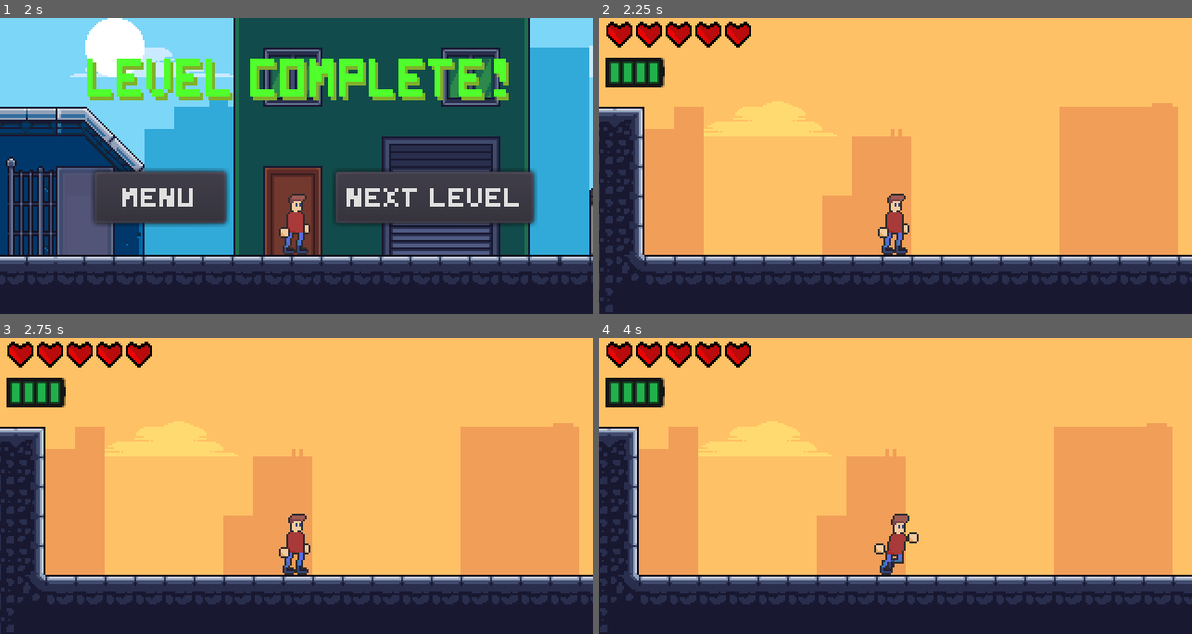
Above: before the commit, frames 1-4 (two rows, left to right).
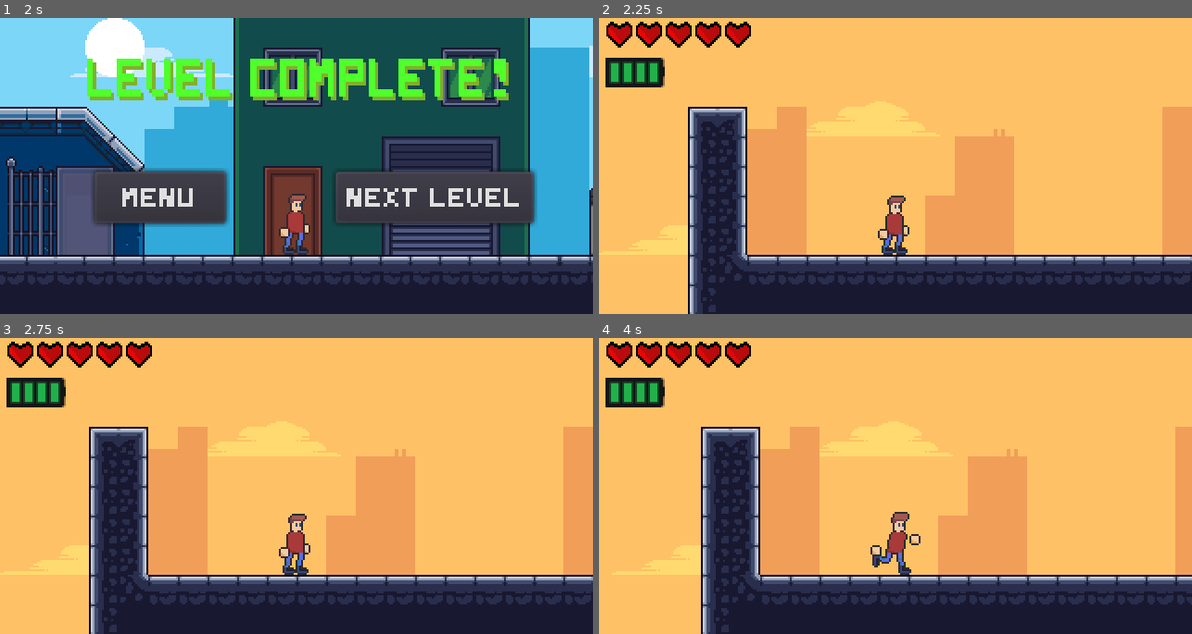
Above: after the commit, the same moments.

Repository: Glow-Project/LostTech
Game: Godot game, scene res://Menu/Menu.tscn
Same seed, same stepped clock (60 frames per second), same inputs: the game is played once before the commit and once after it.
Inputs:
- Up to frame 1 (2 s): click "Start" at 0.5 s; tap Enter (ui_accept) at 1.25, 1.52 s; hold Right (ui_right) from 1.28 s (still down); hold Shift (ui_shift) from 1.28 s (still down); tap F (ui_attack) at 1.35 s
- Up to frame 2 (2.25 s): release Right (ui_right) at 2 s; release Shift (ui_shift) at 2 s; click "Next Level" at 2 s
- Up to frame 3 (2.75 s): no input
- Up to frame 4 (4 s): tap Enter (ui_accept) at 2.75, 3.02 s; hold Left (ui_left) 2.78-3.53 s; tap Shift (ui_shift) at 2.85 s; tap F (ui_attack) at 3.05, 3.6 s; hold Right (ui_right) from 3.53 s (still down); hold Shift (ui_shift) from 3.53 s (still down)

Frame 1 is identical in both runs. In frame 2, 44% of the frame differs, in the area x 0-100%, y 28-100%; in frame 3, 44%; in frame 4, 46%.

Commit message:
Added fighting system

Diff:
--- a/Entities/Dogs/Puppy/Puppy.gd
+++ b/Entities/Dogs/Puppy/Puppy.gd
@@ -2,6 +2,7 @@
 
 export var SPEED = 50
 export var JUMP_HEIGHT = 1
+export var friendly = false
 var vel = Vector2.ZERO
 var cooldown = 1.5
 var counter = 0
@@ -77,7 +78,7 @@
 	for i in get_slide_count():
 		var collision = get_slide_collision(i)
 
-		if (collision.collider.name == "Player"):
+		if (collision.collider.name == "Player" && !friendly):
 			if ((distance.y == 0 || distance.y > 0) && !hit):
 				attack()
 				action = "attack"
@@ -86,6 +87,9 @@
 				die()
 
 	return action
+
+func get_hit():
+	die()
 
 func attack():
 	get_node("../Player").get_hit()
--- a/Entities/Player/Player.gd
+++ b/Entities/Player/Player.gd
@@ -28,38 +28,48 @@
 	if (position.y > 240):
 		lose()
 
-	$AnimatedSprite.play(move())
+	if (!$AnimationPlayer.is_playing()):
+		$AnimatedSprite.play(move())
+	else:
+		move()
 
 func move():
 	vel.x = 0
 	vel.y += Global.GRAVITY
 	var action = "idle"
 
-	if (Input.is_action_pressed("ui_right")):
+	if (Input.is_action_pressed("ui_right") &&
+		!$AnimationPlayer.is_playing()):
 		vel.x = SPEED
 		action = "walk"
 		flip_if_needed(true)
 
-	if (Input.is_action_pressed("ui_left")):
+	if (Input.is_action_pressed("ui_left") &&
+		!$AnimationPlayer.is_playing()):
 		flip_if_needed(false)
 		vel.x = -SPEED
 		action = "walk"
 
 	if (Input.is_action_pressed("ui_shift") && (
 		Input.is_action_pressed("ui_right") ||
-		Input.is_action_pressed("ui_left"))):
+		Input.is_action_pressed("ui_left")) &&
+		!$AnimationPlayer.is_playing()):
 		vel.x *= 2
 		action = "run"
 
-	if (Input.is_action_just_pressed("ui_up") && vel.y == Global.GRAVITY):
+	if (Input.is_action_just_pressed("ui_up") && vel.y == Global.GRAVITY &&
+		!$AnimationPlayer.is_playing()):
 		vel.y += -JUMP_HEIGHT
+
+	if (Input.is_action_just_pressed("ui_attack")):
+		$AnimationPlayer.play("attack")
 
 	vel = move_and_slide(vel)
 
-	if (vel.y > 0 || (vel.y == 0 && just_jumped)):
+	if (vel.y > 0 || (vel.y == 0 && just_jumped) && !$AnimationPlayer.is_playing()):
 		action = "fall"
 		just_jumped = false
-	elif (vel.y < 0):
+	elif (vel.y < 0 && !$AnimationPlayer.is_playing()):
 		action = "jump"
 		just_jumped = true
 
@@ -134,3 +144,8 @@
 
 	# Delete self
 	queue_free()
+
+
+func _on_Area2D_body_entered(body):
+	if (body.name != "Foreground" && body.name != "Player"):
+		body.get_hit()
--- a/Entities/Player/Player.tscn
+++ b/Entities/Player/Player.tscn
@@ -165,6 +165,85 @@
 
 [sub_resource type="RectangleShape2D" id=31]
 extents = Vector2( 7.0446, 15.9455 )
+
+[sub_resource type="Animation" id=33]
+resource_name = "attack"
+length = 0.3
+step = 0.01
+tracks/0/type = "value"
+tracks/0/path = NodePath("AnimatedSprite:animation")
+tracks/0/interp = 1
+tracks/0/loop_wrap = true
+tracks/0/imported = false
+tracks/0/enabled = true
+tracks/0/keys = {
+"times": PoolRealArray( 0 ),
+"transitions": PoolRealArray( 1 ),
+"update": 1,
+"values": [ "attack" ]
+}
+tracks/1/type = "value"
+tracks/1/path = NodePath("AnimatedSprite:frame")
+tracks/1/interp = 1
+tracks/1/loop_wrap = true
+tracks/1/imported = false
+tracks/1/enabled = true
+tracks/1/keys = {
+"times": PoolRealArray( 0, 0.08, 0.16, 0.24 ),
+"transitions": PoolRealArray( 1, 1, 1, 1 ),
+"update": 1,
+"values": [ 0, 1, 2, 3 ]
+}
+tracks/2/type = "value"
+tracks/2/path = NodePath("AnimatedSprite:playing")
+tracks/2/interp = 1
+tracks/2/loop_wrap = true
+tracks/2/imported = false
+tracks/2/enabled = false
+tracks/2/keys = {
+"times": PoolRealArray( 0 ),
+"transitions": PoolRealArray( 1 ),
+"update": 1,
+"values": [ false ]
+}
+tracks/3/type = "value"
+tracks/3/path = NodePath("Area2D:visible")
+tracks/3/interp = 1
+tracks/3/loop_wrap = true
+tracks/3/imported = false
+tracks/3/enabled = true
+tracks/3/keys = {
+"times": PoolRealArray( 0, 0.28 ),
+"transitions": PoolRealArray( 1, 1 ),
+"update": 1,
+"values": [ true, false ]
+}
+tracks/4/type = "value"
+tracks/4/path = NodePath("Area2D:scale")
+tracks/4/interp = 1
+tracks/4/loop_wrap = true
+tracks/4/imported = false
+tracks/4/enabled = true
+tracks/4/keys = {
+"times": PoolRealArray( 0 ),
+"transitions": PoolRealArray( 1 ),
+"update": 0,
+"values": [ Vector2( 0.303, 0.297 ) ]
+}
+tracks/5/type = "value"
+tracks/5/path = NodePath("Area2D:position")
+tracks/5/interp = 1
+tracks/5/loop_wrap = true
+tracks/5/imported = false
+tracks/5/enabled = true
+tracks/5/keys = {
+"times": PoolRealArray( 0, 0.08, 0.17 ),
+"transitions": PoolRealArray( 1, 1, 1 ),
+"update": 0,
+"values": [ Vector2( 0.005, -1.008 ), Vector2( 6.96, -2.011 ), Vector2( 12.929, -3 ) ]
+}
+
+[sub_resource type="RectangleShape2D" id=32]
 
 [node name="Player" type="KinematicBody2D"]
 script = ExtResource( 1 )
@@ -174,7 +253,7 @@
 
 [node name="AnimatedSprite" type="AnimatedSprite" parent="."]
 frames = SubResource( 30 )
-animation = "idle"
+animation = "attack"
 speed_scale = 1.5
 
 [node name="CollisionShape2D" type="CollisionShape2D" parent="."]
@@ -183,3 +262,15 @@
 
 [node name="Damage" type="AudioStreamPlayer" parent="."]
 stream = ExtResource( 3 )
+
+[node name="AnimationPlayer" type="AnimationPlayer" parent="."]
+anims/attack = SubResource( 33 )
+
+[node name="Area2D" type="Area2D" parent="."]
+position = Vector2( 0.005, -1.008 )
+scale = Vector2( 0.303, 0.297 )
+
+[node name="CollisionShape2D" type="CollisionShape2D" parent="Area2D"]
+shape = SubResource( 32 )
+
+[connection signal="body_entered" from="Area2D" to="." method="_on_Area2D_body_entered"]
--- a/Levels/Level1/Level1.tscn
+++ b/Levels/Level1/Level1.tscn
@@ -2453,7 +2453,7 @@
 position = Vector2( 14.8493, 100.617 )
 
 [node name="Puppy" parent="." instance=ExtResource( 10 )]
-position = Vector2( 594.394, 120.334 )
+position = Vector2( 592.028, 120 )
 
 [node name="Puppy2" parent="." instance=ExtResource( 10 )]
 position = Vector2( 853.14, 71.5437 )
--- a/Levels/Level2/Level2.tscn
+++ b/Levels/Level2/Level2.tscn
@@ -11,7 +11,7 @@
 tile_set = ExtResource( 1 )
 cell_size = Vector2( 16, 16 )
 format = 1
-tile_data = PoolIntArray( 65521, 8, 0, 65522, 8, 0, 65523, 8 …(3137 unchanged characters)…  8, 0, 262163, 8, 0, 262164, 8, 0, 262166, 8, 0, 262167, 8, 0, 262168, 8, 0, 262 …(4981 unchanged characters)…
+tile_data = PoolIntArray( 65521, 8, 0, 65522, 8, 0, 65523, 8 …(3137 unchanged characters)…  8, 0, 262163, 8, 0, 262164, 8, 0, 262165, 8, 0, 262166, 8, 0, 262167, 8, 0, 262168, 8, 0, 262 …(4981 unchanged characters)…
 
 [node name="BackgroundObjects" type="TileMap" parent="."]
 tile_set = ExtResource( 1 )
@@ -23,10 +23,10 @@
 tile_set = ExtResource( 2 )
 cell_size = Vector2( 16, 16 )
 format = 1
-tile_data = PoolIntArray( 262142, 1, 0, 262143, 1, 6, 327678, 1, 65536, 327679, 1, 65542, 262164, 1, 0, 262165, 1, 6, 393214, 1, 65536, 393215, 1, 65542, 327700, 1, 65536, 327701, 1, 65542, 458750, 1, 65536, 458751, 1, 65542, 393236, 1, 65536, 393237, 1, 65542, 524286, 1, 65536, 524287, 1, 65542, 458772, 1, 65536, 458773, 1, 65542, 589822, 1, 65536, 589823, 1, 65537, 52 …(2212 unchanged characters)…
+tile_data = PoolIntArray( 262142, 1, 0, 262143, 1, 6, 327678, 1, 65536, 327679, 1, 65542, 393214, 1, 65536, 393215, 1, 65542, 458750, 1, 65536, 458751, 1, 65542, 524286, 1, 65536, 524287, 1, 65542, 458772, 1, 0, 458773, 1, 6, 589822, 1, 65536, 589823, 1, 65537, 52 …(2212 unchanged characters)…
 
 [node name="Player" parent="." instance=ExtResource( 4 )]
-position = Vector2( 135.723, 110.721 )
+position = Vector2( 80.1219, 111.683 )
 
 [node name="Camera" parent="." instance=ExtResource( 3 )]
 position = Vector2( 159.931, 79.37 )
Not shown: 1 places in Entities/Player/Player.tscn that only renumber resources
